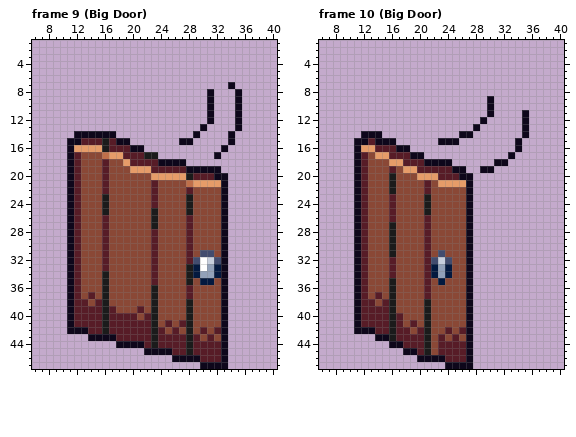
Two states of a pixel-art file, Assets/tiles/Door.ase. This is how it looked before the edit.
48x48 pixels, 25 frames. Shown: frame 9 (Big Door): x 6..40, y 1..47; frame 10 (Big Door): x 6..40, y 1..47. The commit also changed other frames, which this record leaves out.
New version:
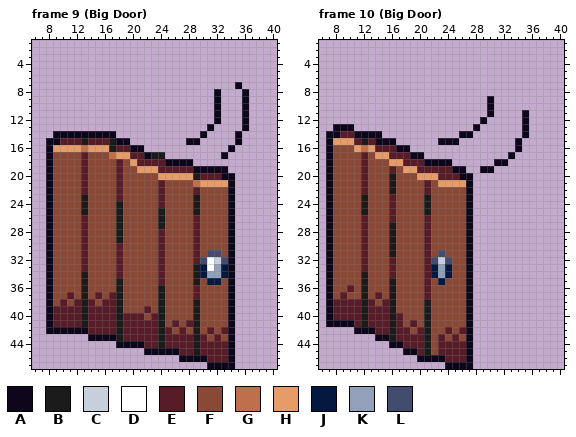
Palette (. is transparent): A #0e071b  B #1b1b1b  C #c7cfdd  D #ffffff  E #571c27  F #8a4836  G #bf6f4a  H #e69c69  J #03193f  K #92a1b9  L #424c6e
What changed:
Changed rows in their new state; - is an unchanged pixel.
Frame 9 (Big Door), layer "Layer 1":
first column x 8:
 7 --------------------------.A-
 8 -----------------------.A--.A
 9 -----------------------.A--.A
10 -----------------------.A--.A
11 -----------------------.A--.A
12 -----------------------.A--.A
13 ----------------------.A---.A
14 -AAA-----------------.A---.A-
15 AAEEEB--EB---------.-A----.A-
16 AHHH-G--HB---------------.A--
17 AFFFFE--FG-H--A-B-------.A---
18 AFFFFE--F-EFH---E---A--------
19 AFFFFE--F-E-F--H----E----A---
20 AFFFFE--F-E----F----HB--E-A--
21 AFFFFE--F-E----FE---FG---HA--
22 AFFFFE--F-E----FE---FE---FA--
23 AFFFFB--F-E----FE---FB---FA--
24 AFFFFB--F-B----FE---FB---FA--
25 AFFFFB--F-B----FB---FB---FA--
26 AFFFFE--F-B----FB---FE---FA--
27 AFFFFE--F-B----FB---FE---FA--
28 AFFFFE--F-B----FE---FE---FA--
29 AFFFFE--F-B----FE---FE---FA--
30 AFFFFE--F-E----FE---FE---FA--
31 AFFFFE--F-E----FE---FEF-LFA--
32 AFFFFE--F-E----FE---FELDCLA--
33 AFFFFE--F-E----FE---FBJDKJA--
34 AFFFFB--F-E----FE---FBJ-KJA--
35 AFFFFB--F-B----FE---FBF-JFA--
36 AFFFFB--F-B----FB---FE---FA--
37 AFFEFBFEFEB----FB---FE---FA--
38 AFEF-BEFEEB----FB---FB---FA--
39 AEEE-B--E-B--FEFB---FB---FA--
40 AEEE-B--E-B--EFEB---FB---FA--
41 AEEE-B--E-B----EBFEFEB---FA--
42 AAA-----E-B----EBEFEFBFEFEA--
43 ----------B----EB---EBEFEFA--
44 ---------------EB---EB---EA--
45 ------------------A-EB---EA--
46 ------------------.---A--EA--
47 ----------------------.---A--
Frame 10 (Big Door), layer "Layer 1":
first column x 7:
13 -AAA--
14 AAEEA-
15 AHHHEB
16 AFFFHG
17 AFFFF-
18 AFFFF-
19 AFFFF-
20 AFFFF-
21 AFFFF-
22 AFFFF-
23 AFFFFB
24 AFFFFB
25 AFFFFB
26 AFFFF-
27 AFFFF-
28 AFFFF-
29 AFFFF-
30 AFFFF-
31 AFFFF-
32 AFFFF-
33 AFFFF-
34 AFFFFB
35 AFFFFB
36 AFFEFB
37 AFEFFB
38 AEEEEB
39 AEEEEB
40 AEEEEB
41 AAAAEB
Boxes around the changes in both pictures, in picture pixels (x1, y1, x2, y2):
changed: (46, 82, 249, 369)
changed: (326, 124, 368, 327)
